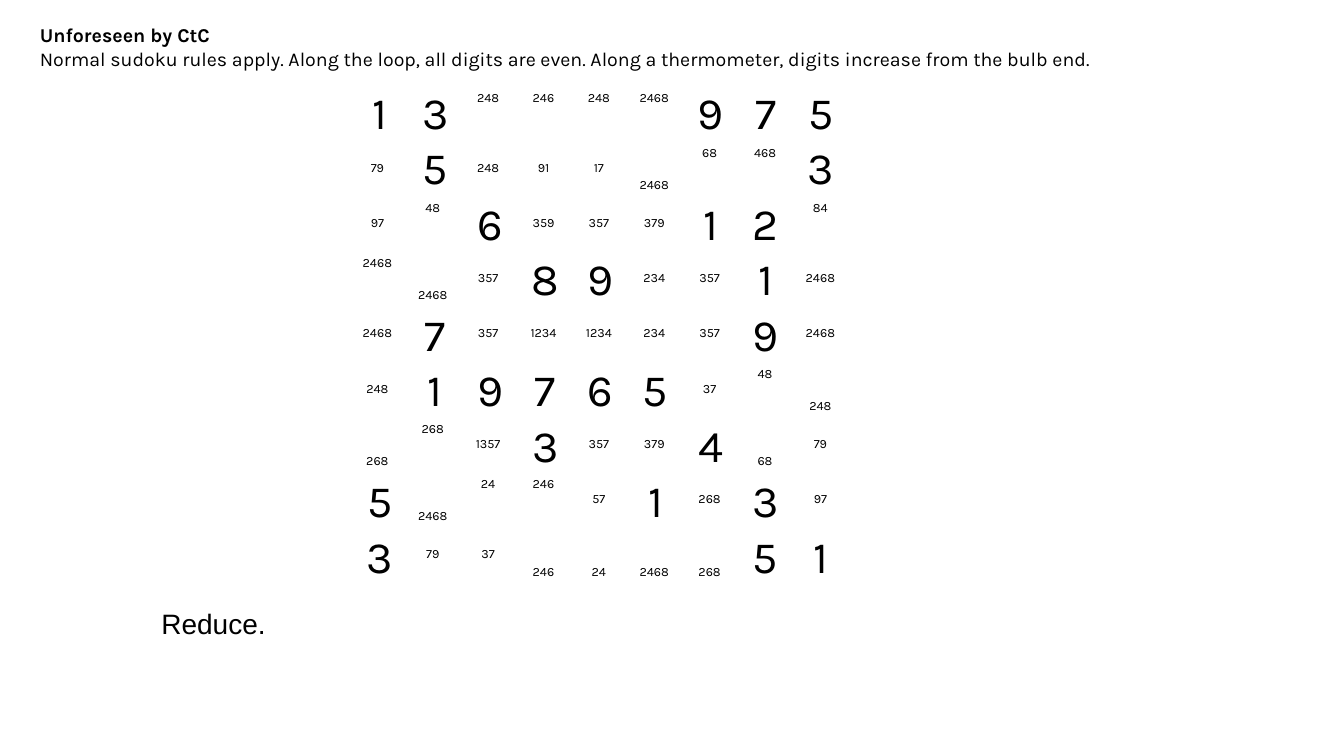
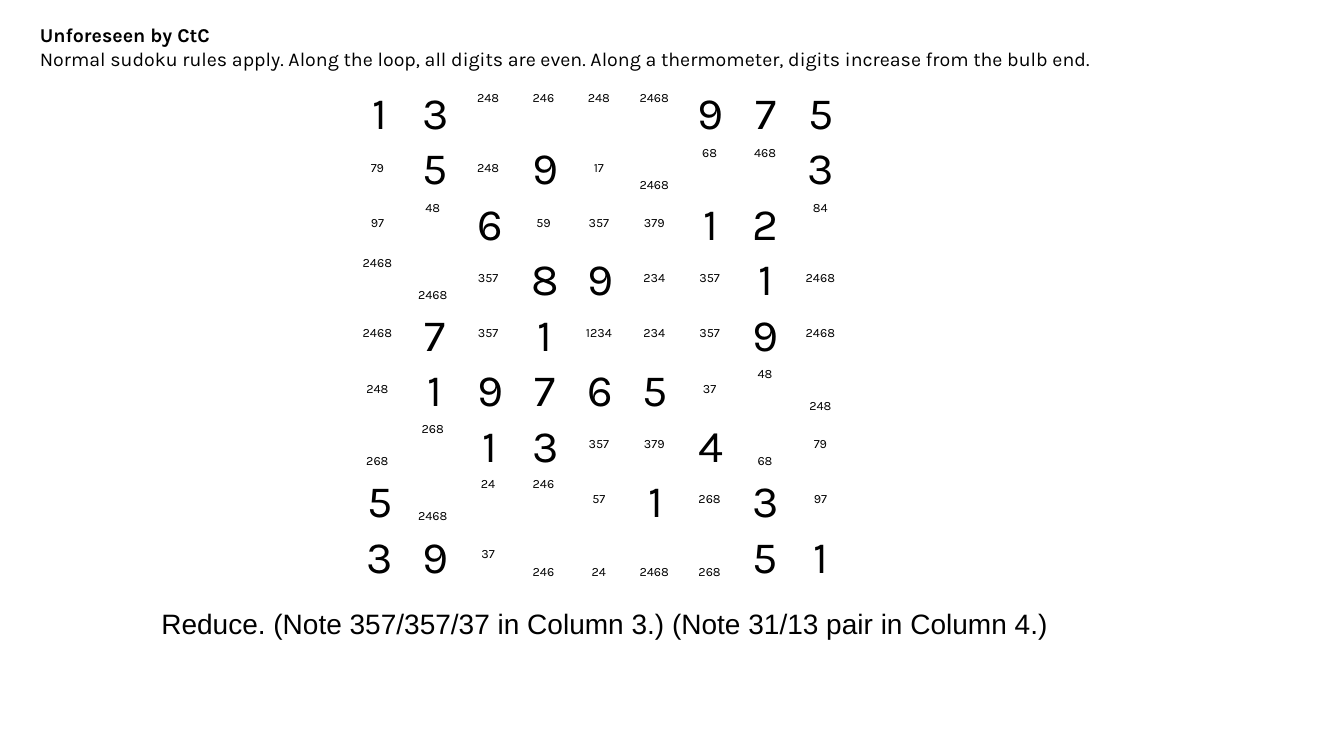
Before and after one commit to jhardis/WSJ_Number_Puzzles, a slide deck: slide 12 of 20261010_2.pptx. Drawn at 1344x756 pixels with LibreOffice and Linux fonts; fonts in the diff are those of the drawing; background and template pictures are left out. Boxes give left, top, right and bottom in pixels: in the first picture for what was removed or moved away, otherwise in the second. Text is boxed around its words. In the diff, an @@ line names an element or a change of style, - is before the commit and + after.

```diff
--- a/20261010_2.pptx
+++ b/20261010_2.pptx
@@ text added at (532,155,558,185), 32 pt, text #000000 @@
+9
@@ text removed at (538,164,549,172) @@
-91
@@ text at (536,219,550,227): text changed @@
-359
+59
@@ text removed at (531,329,557,337) @@
-1234
@@ text added at (538,322,553,351), 32 pt, text #000000 @@
+1
@@ text removed at (476,440,501,448) @@
-1357
@@ text added at (483,433,498,462), 32 pt, text #000000 @@
+1
@@ text added at (422,544,448,574), 32 pt, text #000000 @@
+9
@@ text removed at (426,550,439,558) @@
-79
@@ text at (161,613,1048,639): text changed @@
-Reduce.
+Reduce. (Note 357/357/37 in Column 3.) (Note 31/13 pair in Column 4.)
```
Also in this commit, not shown: 11 other slides changed.
